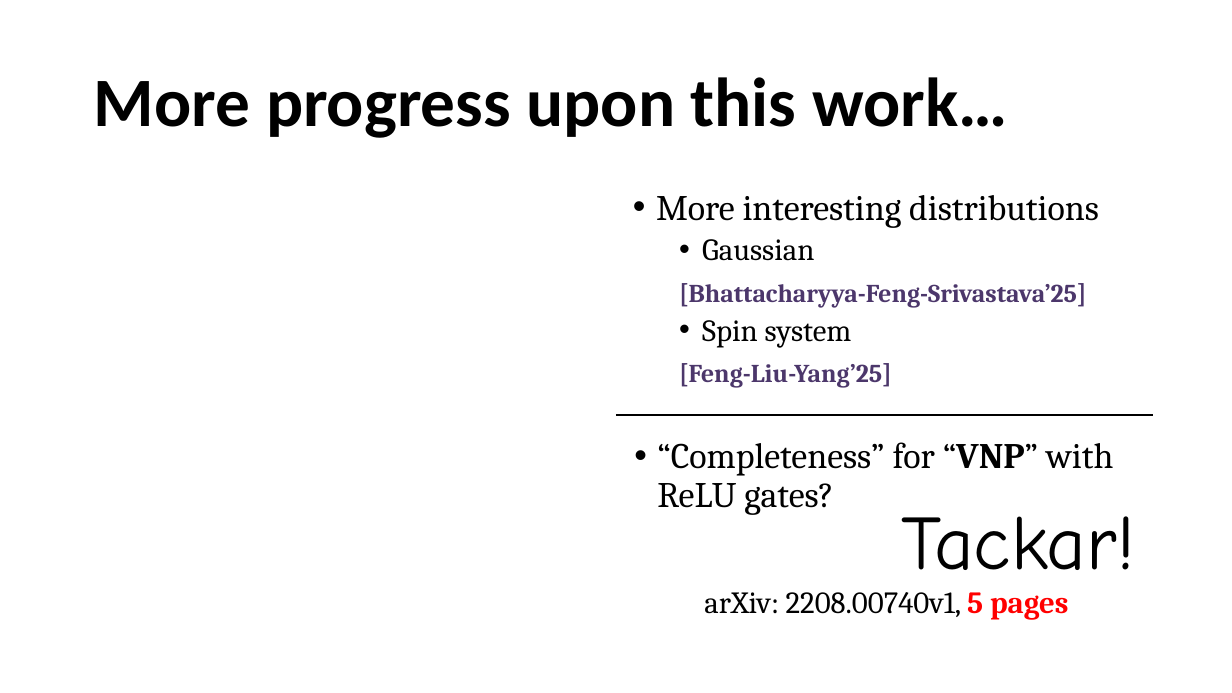
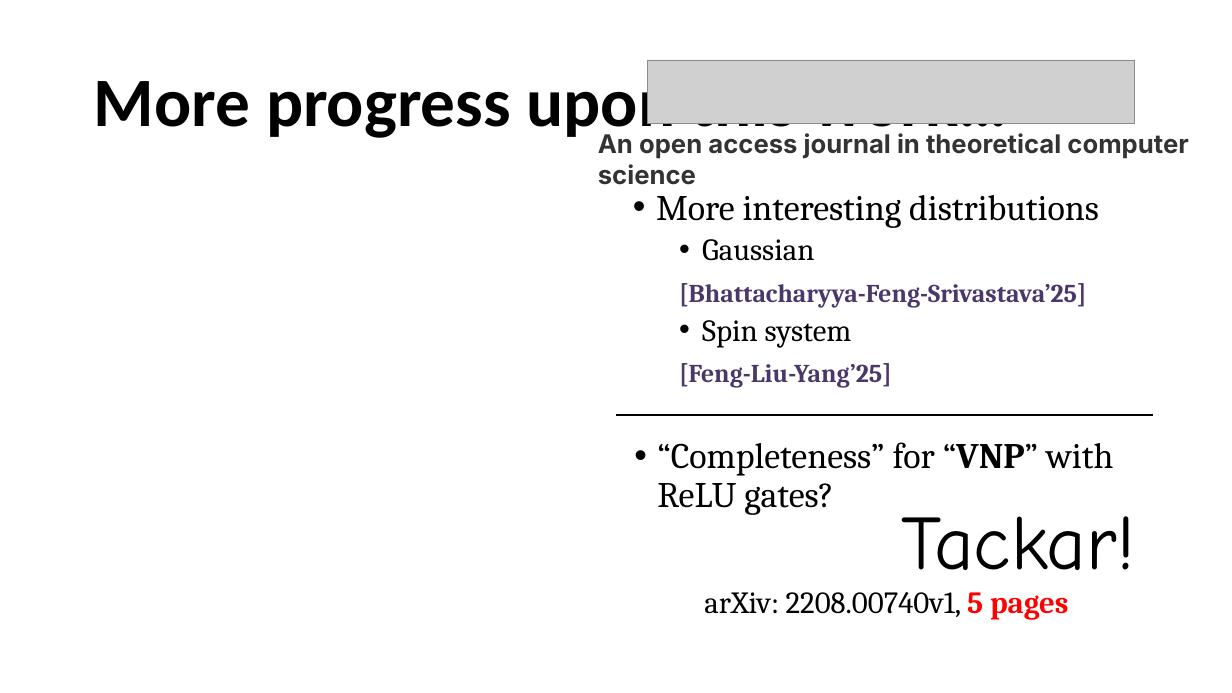
Before and after one commit to pw384/pw384.github.io, a slide deck: slide 19 of assets/slides/dtv.pptx. Drawn at 1232x693 pixels with LibreOffice and Linux fonts; fonts in the diff are those of the drawing; grey boxes stand for pictures. Boxes give left, top, right and bottom in pixels: in the first picture for what was removed or moved away, otherwise in the second. Text is boxed around its words. In the diff, an @@ line names an element or a change of style, - is before the commit and + after.

Commit message:
upd

```diff
--- a/assets/slides/dtv.pptx
+++ b/assets/slides/dtv.pptx
@@ picture added at <box>648,60,1135,124</box> @@
@@ text added at <box>598,133,1188,185</box>, 20 pt, text #333333, bold @@
+An open access journal in theoretical computer science
```
